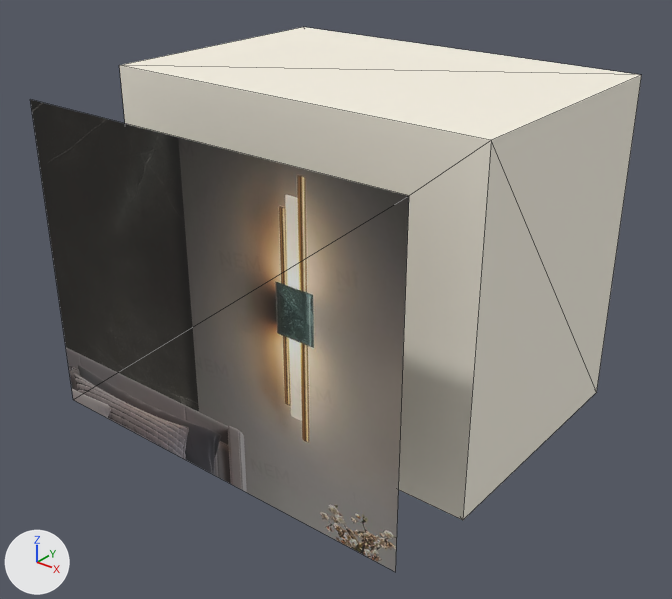
One commit to the glTF model storage/picture/mocan-44.glb: the scene before it, then after it.
One viewpoint serves both versions: a 50 mm camera at (0.1538, -0.2093, 0.1553) aimed at (0.0026, -0.0203, 0.0381). Lighting does not change. The marker at lower left points along +X, +Y and +Z. The older version comes first. Mesh edges are drawn as thin lines. Vertices at exactly the same position are counted once.

The first picture shows 'furniture'.
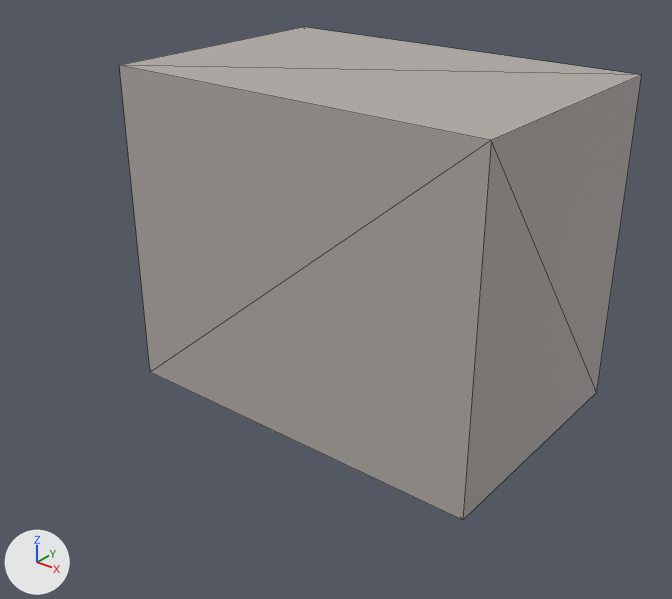
Location of each change, (x1, y1, x2, y2) in pixels of the pictures (672 x 599 px):
'furniture', recoloured, reshaped (darker, 15% narrower, 10% shorter)
    before: (30, 27, 642, 572)
    after: (119, 27, 642, 520)
part 1 of me_mesh_0, deleted
    before: (30, 100, 409, 572)

What the commit changed:
Material 'shade' (mat_shade) changes colour from white #f9f3e5 to grey #b0aaa6; in linear values from (0.95, 0.9, 0.78) to (0.435, 0.404, 0.38).
me_mesh_0 is used by ob_furniture; location (0.0, 0.0, 0.0).
me_mesh_0 had 12 vertices, 14 faces and spanned x -0.06..0.06, y -0.07..0.04, z 0.0..0.1.
me_mesh_0 now has 8 vertices, 12 faces and spans x -0.06..0.06, y -0.04..0.04, z 0.0..0.1.
me_mesh_0 part 1: the loose piece of 4 vertices spanning x -0.06..0.06, y -0.07, z 0.004..0.096 is deleted.
me_mesh_0 no longer uses material mat_photo (picture img_image_0).
